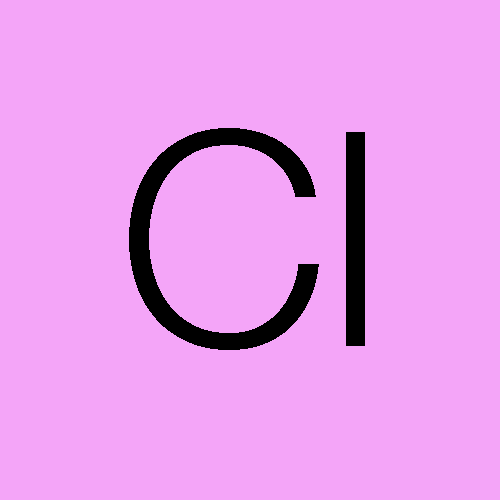
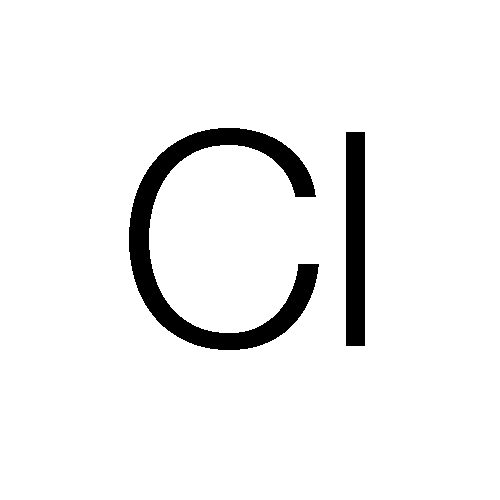
The second (500, 500) image is a revision of the first. Changes to its layers:
hid "Layer 0" over 0, 0, 500, 500
